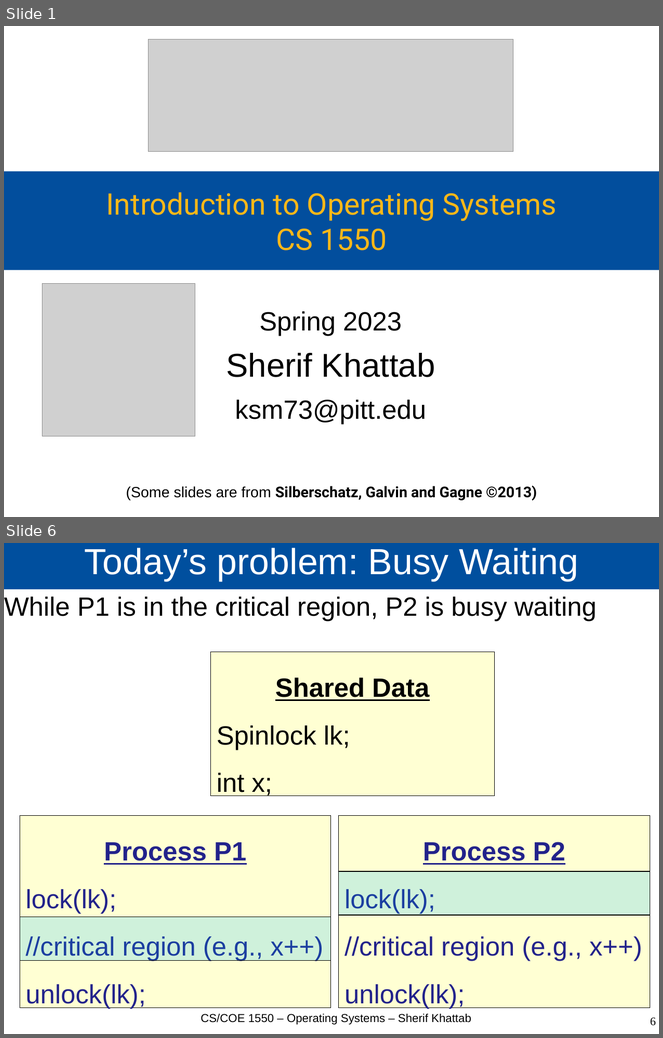
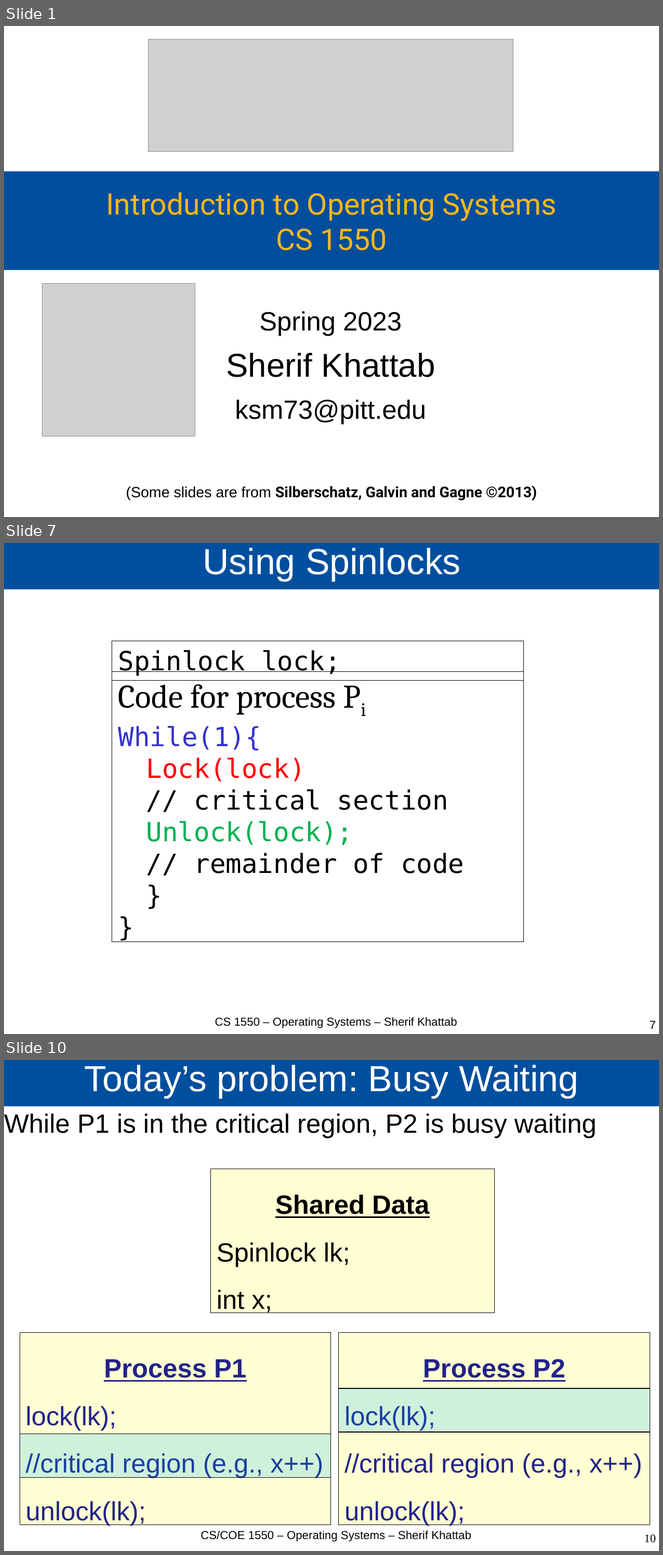
Before and after one commit to cs1550-2244/cs1550-code-handouts, a slide deck: DraftSlides/Lecture3.pptx. Shown one above the other, each under a label of ours: slides 1 and 6 before the commit, slides 1, 7 and 10 after it; the slides between them are not shown. The pictures are 663x1038 and 663x1555 pixels, drawn with LibreOffice and Linux fonts; fonts in the diff are those of the drawing; grey boxes stand for pictures. Boxes give left, top, right and bottom in pixels: in the first picture for what was removed or moved away, otherwise in the second. Text is boxed around its words. In the diff, an @@ line names an element or a change of style, - is before the commit and + after.

```diff
--- a/DraftSlides/Lecture3.pptx
+++ b/DraftSlides/Lecture3.pptx
@@ slide 7 added at [4,543,659,1034], background #FFFFFF @@
@@ title added at [4,543,659,590], fill #004F9E, 44 pt, text #FFFFFF @@
+Using Spinlocks
@@ rectangle added at [112,641,524,680], outline #000000 0.5 pt, 32 pt, text #000000 @@
+Spinlock lock;
@@ rectangle added at [112,672,524,942], outline #000000 0.5 pt, 32 pt, text #000000 @@
+Code for process Pi
+While(1){
+  Lock(lock)
+  // critical section
+  Unlock(lock);
+  // remainder of code
+  }
+}
@@ text added at [215,1018,457,1029], 14 pt, text #000000 @@
+CS 1550 – Operating Systems – Sherif Khattab
@@ page number added at [650,1021,656,1029], 14 pt, text #000000 @@
+7
@@ what was slide 6 is now slide 10 @@
@@ page number at [645,1535,656,1543]: text changed @@
-6
+10
```
Also in this commit, not shown: 4 slides changed, 3 other slides added, 3 other files.
